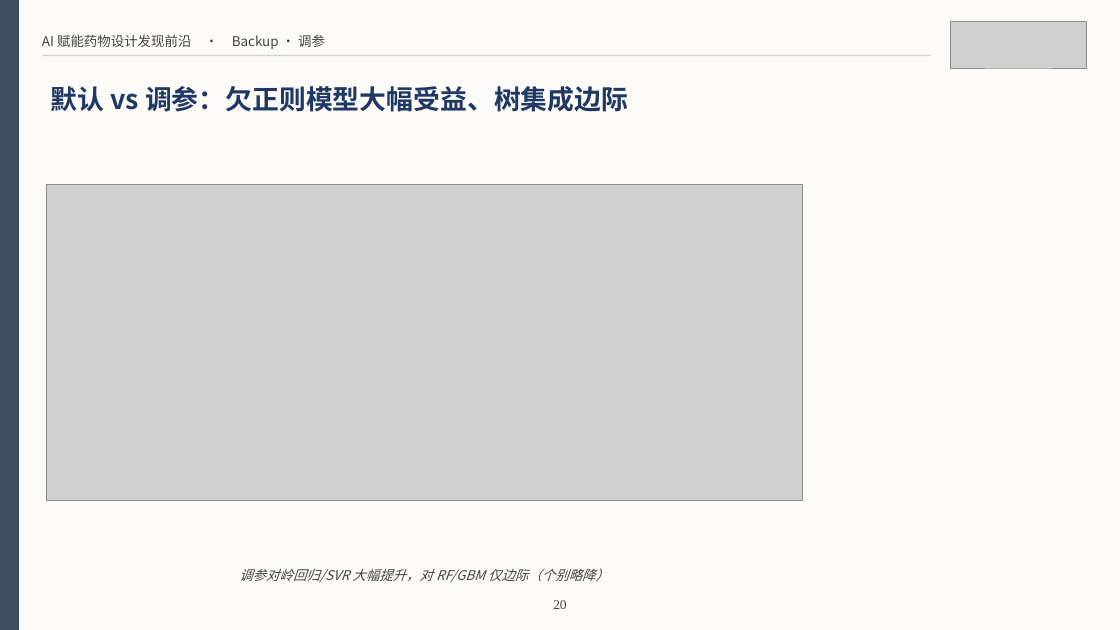
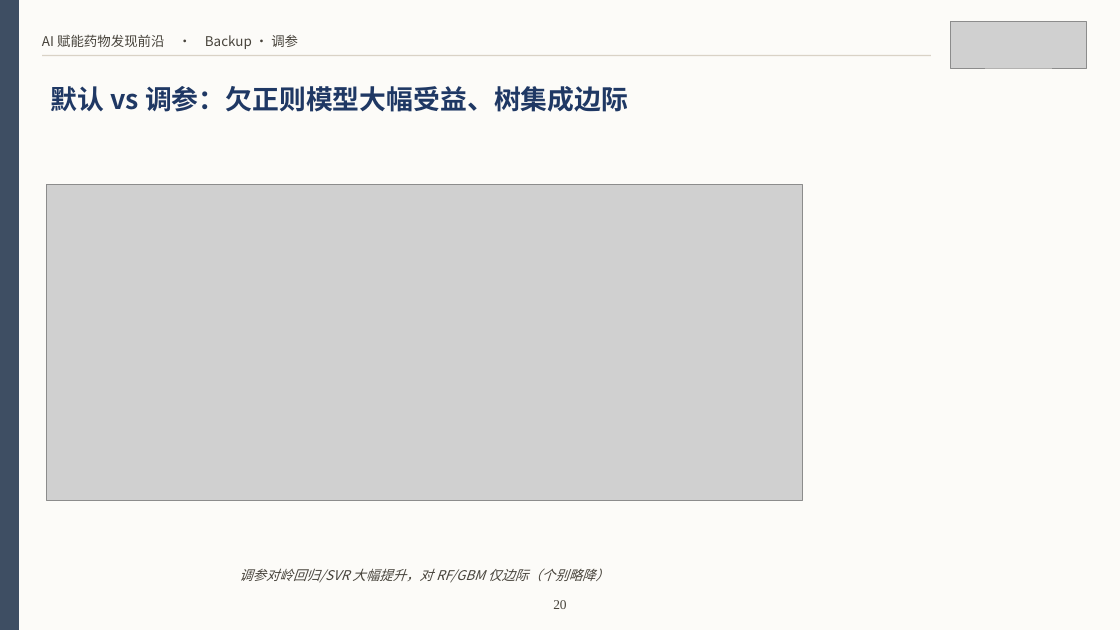
Before and after one commit to Smugpigeon/molecular-conformal-benchmark, a slide deck: slide 22 of report/课程汇报_BACE.pptx. Drawn at 1120x630 pixels with LibreOffice and Linux fonts; fonts in the diff are those of the drawing; grey boxes stand for pictures. Boxes give left, top, right and bottom in pixels: in the first picture for what was removed or moved away, otherwise in the second. Text is boxed around its words. In the diff, an @@ line names an element or a change of style, - is before the commit and + after.

```diff
--- a/report/课程汇报_BACE.pptx
+++ b/report/课程汇报_BACE.pptx
@@ text at [42, 34, 298, 49]: text changed @@
-AI 赋能药物设计发现前沿 · Backup · 调参
+AI 赋能药物发现前沿 · Backup · 调参
```
Also in this commit, not shown: 26 other slides changed, 5 other files.
